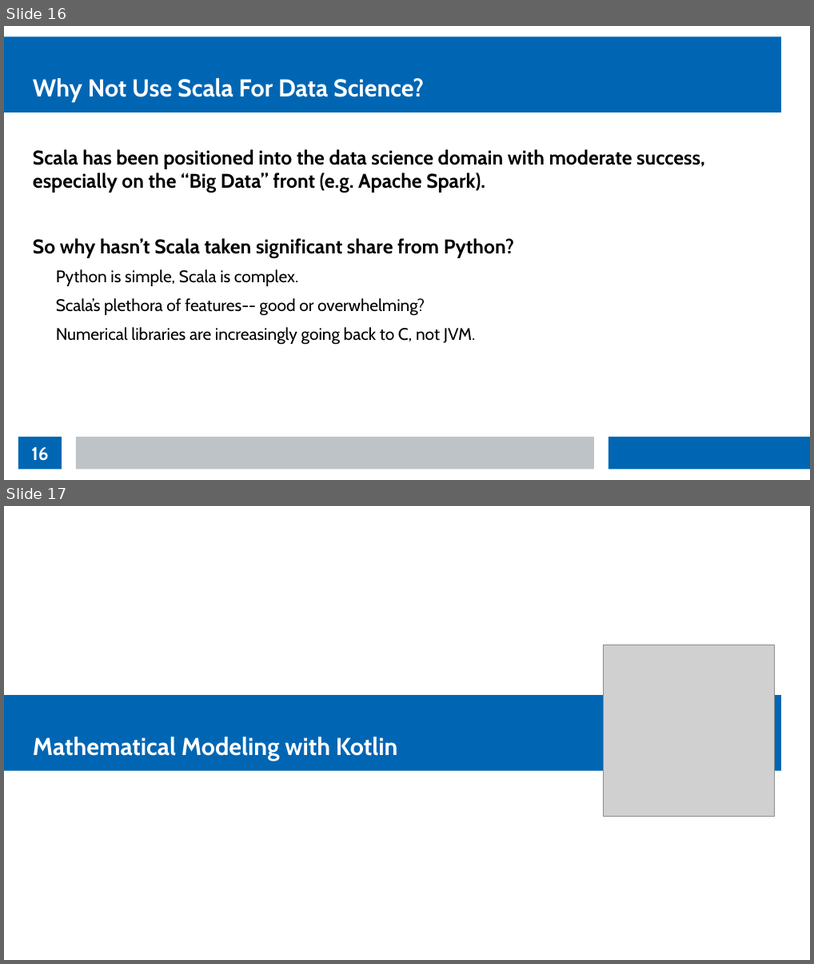
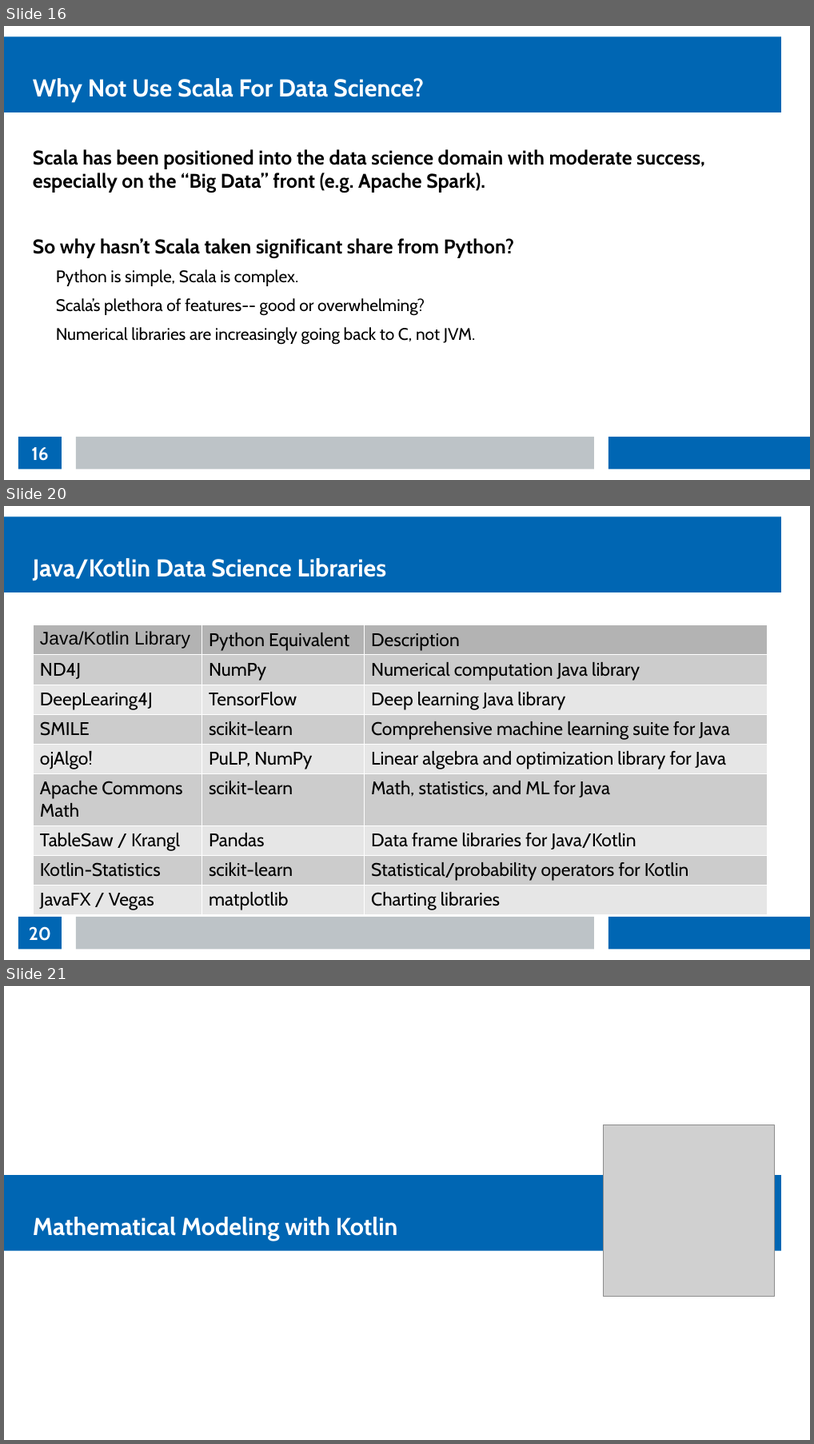
Before and after one commit to thomasnield/kotlin_data_science_talk_ChicagoJUG, a slide deck: kotlin_data_science_talk_chijug_slides.odp. Shown one above the other, each under a label of ours: slides 16 and 17 before the commit, slides 16, 20 and 21 after it; the slides between them are not shown. The pictures are 814x964 and 814x1444 pixels, drawn with LibreOffice and Linux fonts; fonts in the diff are those of the drawing; grey boxes stand for pictures. Boxes give left, top, right and bottom in pixels: in the first picture for what was removed or moved away, otherwise in the second. Text is boxed around its words. In the diff, an @@ line names an element or a change of style, - is before the commit and + after.

```diff
--- a/kotlin_data_science_talk_chijug_slides.odp
+++ b/kotlin_data_science_talk_chijug_slides.odp
@@ slide 20 added at <box>4,506,810,960</box>, background #FFFFFF; not listed: 3 template elements that a slide beside it also shows @@
@@ title added at <box>33,558,387,581</box>, 24 pt, text #FFFFFF, bold @@
+Java/Kotlin Data Science Libraries
@@ table added at <box>33,624,767,913</box>, 9 rows, 3 columns @@
+Java/Kotlin Library | Python Equivalent | Description
+ND4J | NumPy | Numerical computation Java library
+DeepLearing4J | TensorFlow | Deep learning Java library
+SMILE | scikit-learn | Comprehensive machine learning suite for Java
+ojAlgo! | PuLP, NumPy | Linear algebra and optimization library for Java
+Apache Commons Math | scikit-learn | Math, statistics, and ML for Java
+TableSaw / Krangl | Pandas | Data frame libraries for Java/Kotlin
+Kotlin-Statistics | scikit-learn | Statistical/probability operators for Kotlin
+JavaFX / Vegas | matplotlib | Charting libraries
@@ page number added at <box>18,916,62,948</box>, fill #0066B3, 18 pt, text #FFFFFF, bold @@
+20
@@ what was slide 17 is now slide 21 @@
```
Also in this commit, not shown: 3 other slides added.
